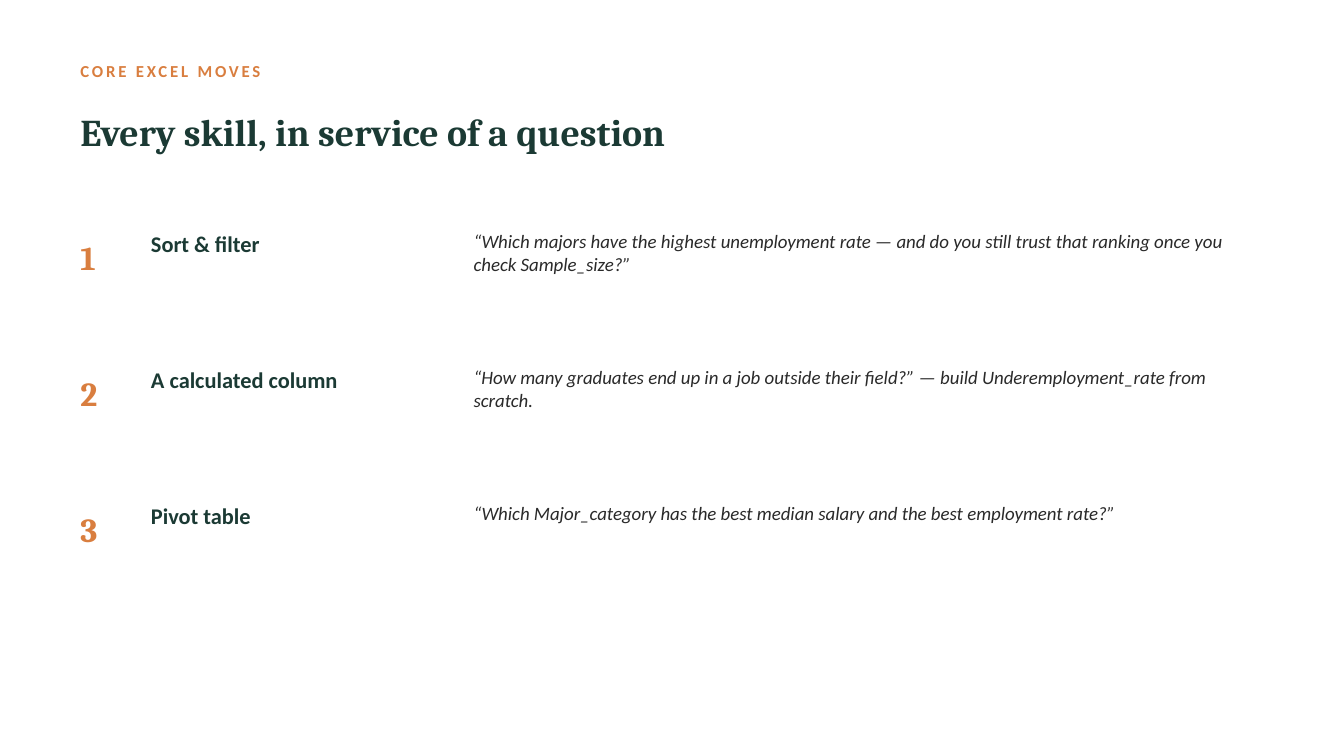
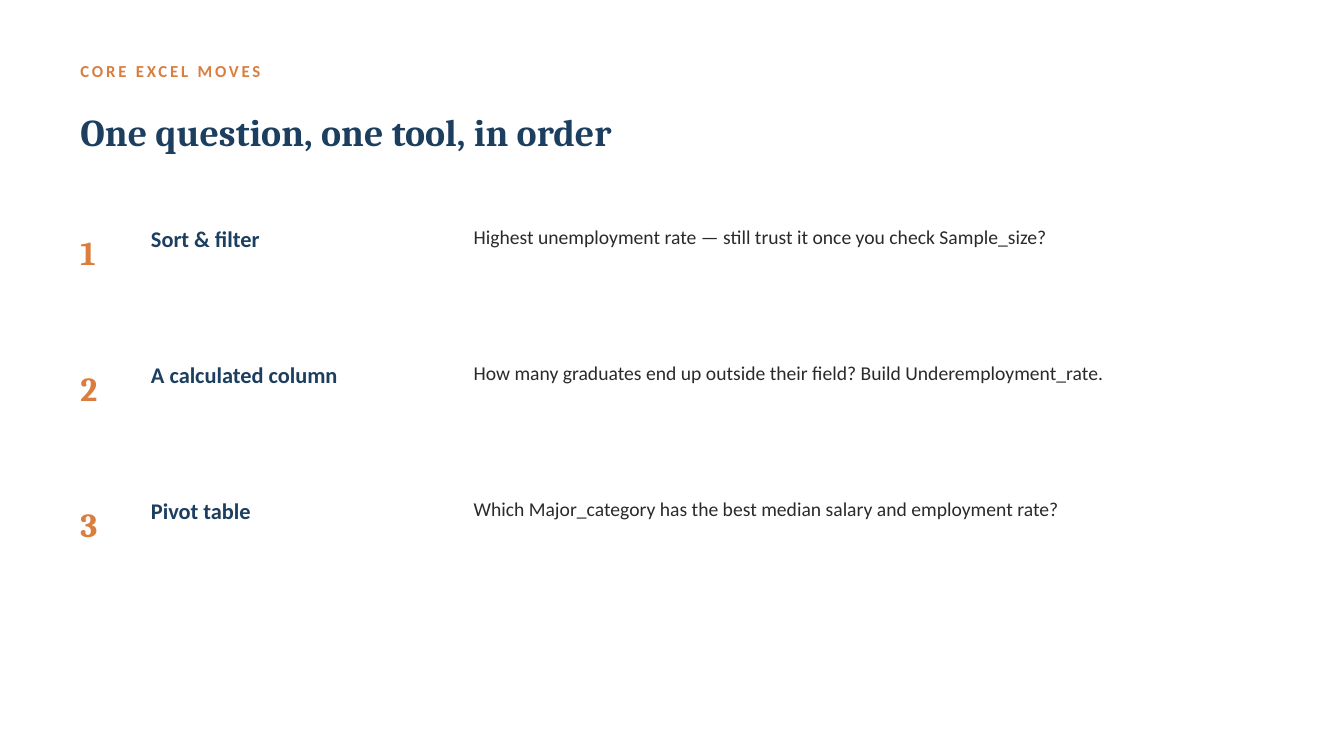
Before and after one commit to Zahi-Rahman/DSDG-Data-Analytics-Branch, a slide deck: slide 3 of week-02-excel/slides/week-02-slides.pptx (slide 4 before the commit). Drawn at 1344x756 pixels with LibreOffice and Linux fonts; fonts in the diff are those of the drawing. Boxes give left, top, right and bottom in pixels: in the first picture for what was removed or moved away, otherwise in the second. Text is boxed around its words. In the diff, an @@ line names an element or a change of style, - is before the commit and + after.

```diff
--- a/week-02-excel/slides/week-02-slides.pptx
+++ b/week-02-excel/slides/week-02-slides.pptx
@@ text at (x1=80, y1=119, x2=612, y2=154): text changed; text colour #1B3A34 to #1C3F60 @@
-Every skill, in service of a question
+One question, one tool, in order
@@ text at (x1=474, y1=230, x2=1046, y2=248): text changed; size 13.5 to 14 pt; italic off @@
-“Which majors have the highest unemployment rate — and do you still trust that ranking once you check Sample_size?”
+Highest unemployment rate — still trust it once you check Sample_size?
@@ text colour #1B3A34 to #1C3F60 in 3 elements at (x1=151, y1=503, x2=250, y2=519), (x1=151, y1=231, x2=259, y2=247), (x1=151, y1=367, x2=338, y2=383) @@
@@ text at (x1=474, y1=366, x2=1103, y2=384): text changed; size 13.5 to 14 pt; italic off @@
-“How many graduates end up in a job outside their field?” — build Underemployment_rate from scratch.
+How many graduates end up outside their field? Build Underemployment_rate.
@@ 3 texts moved together from (x1=80, y1=247, x2=97, y2=543) to (x1=80, y1=242, x2=97, y2=538) @@
@@ text at (x1=474, y1=502, x2=1058, y2=520): text changed; size 13.5 to 14 pt; italic off @@
-“Which Major_category has the best median salary and the best employment rate?”
+Which Major_category has the best median salary and employment rate?
```
Also in this commit, not shown: 5 other slides changed, 1 slide added, 2 slides removed, 3 other files.
